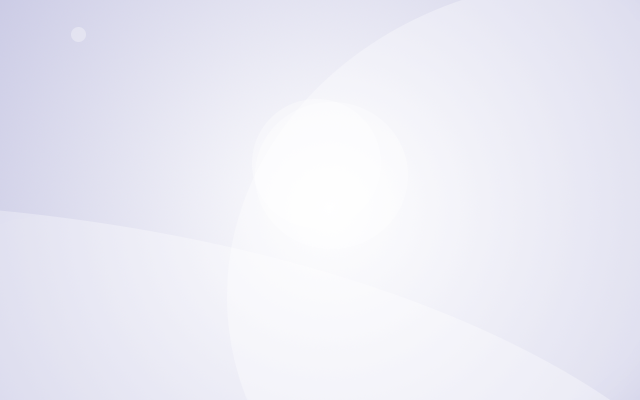
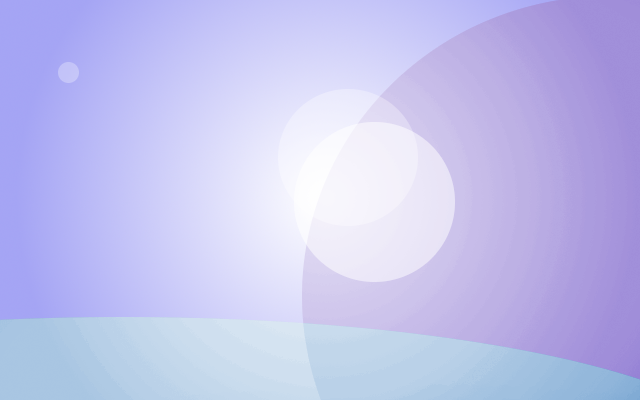
Revision of a layered 640x400 image; what changed, layer by layer:
painted on "Background" over [0, 0, 640, 400]
